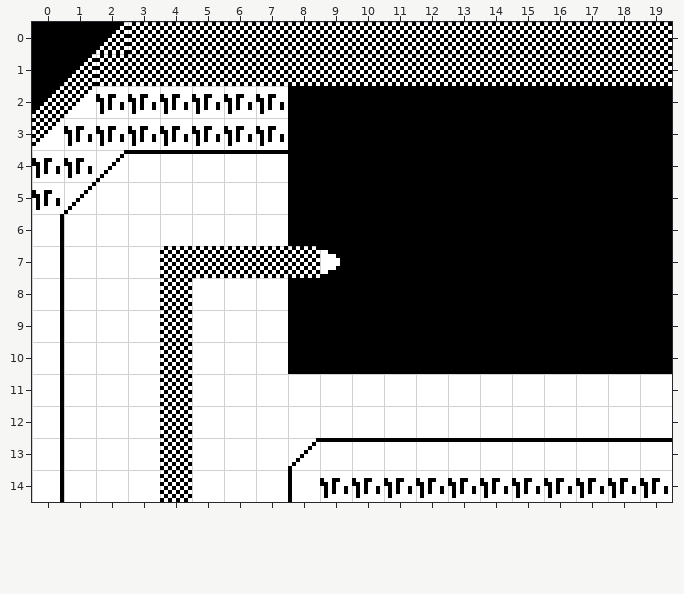
Tiled map: projects/project3Y/assets/maps/map2.tmx. Above, as it was before the edit.
Cells are 16x16 px. Shown: x 0..19, y 0..14.
Now the later version:
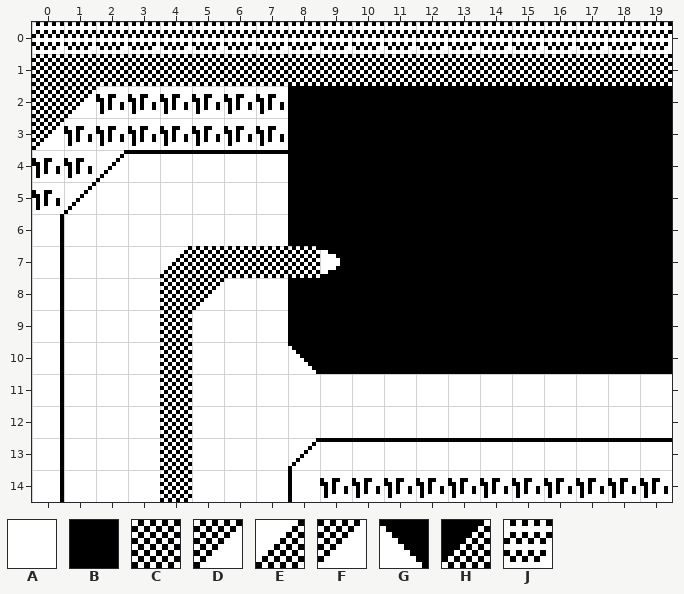
Key: from "map_tileset": A 0, B 1, C 2, D 3, E 6, F 7, G 12, H 15, J 125.
_ is an empty cell, . an unchanged one.
From old to new:
--- layer "background"
@@ x 4..5 @@
- 7 C.
- 8 .A
+ 7 E.
+ 8 .D
--- layer "blocked"
@@ x 0..19 @@
- 0 BBHCCCCCCCCCCCCCCCCC
- 1 BH..................
- 2 HF..................
- 3 F...................
+ 0 JJJJJJJJJJJJJJJJJJJJ
+ 1 CC..................
+ 2 CD..................
+ 3 D...................
@@ x 8..8 @@
-10 B
+10 G
